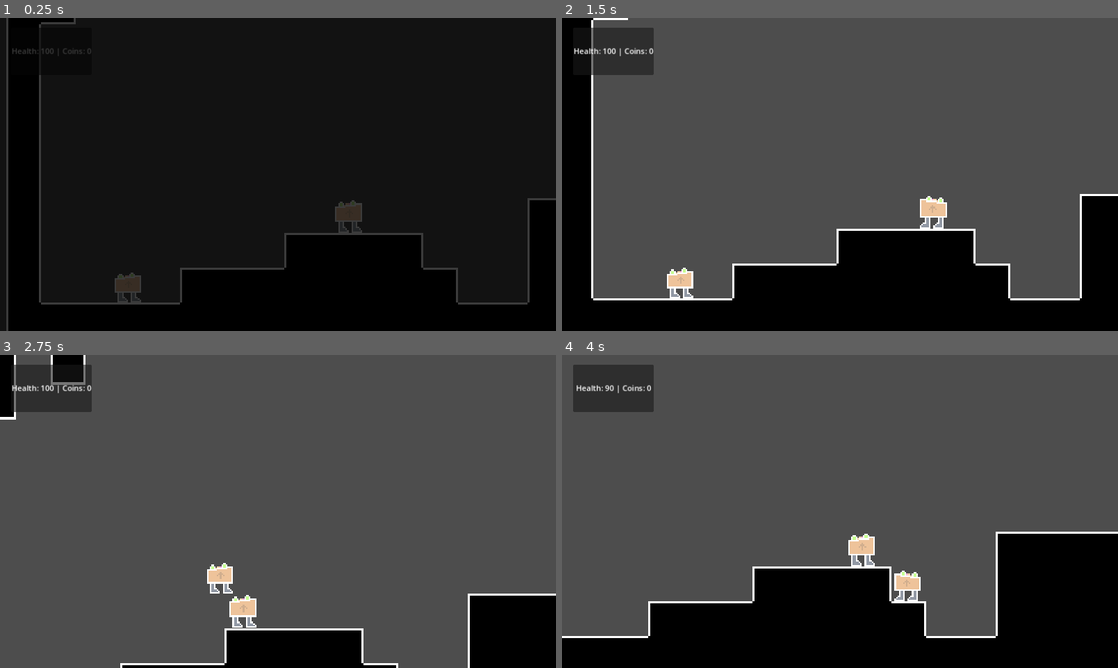
Above: before the commit, frames 1-4 (two rows, left to right).
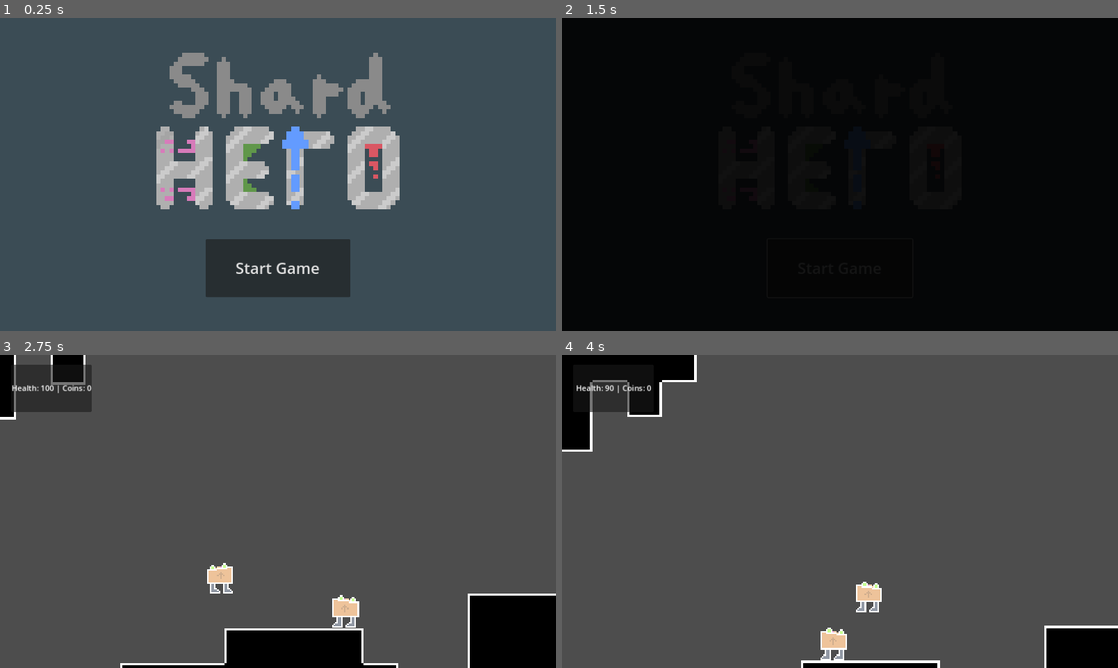
Above: after the commit, the same moments.

Repository: ShardHero/Main
Game: Godot game, scene res://scenes/title_screen.tscn
The game is run twice, just before and just after one commit, with the same random seed, the same clock (stepped at 60 frames per second) and the same inputs. Before the commit the project starts from res://scenes/level1.tscn.
Inputs (mouse positions are in pixels of both pictures, inside the frame that each line leads up to):
- Up to frame 1 (0.25 s): no input
- Up to frame 2 (1.5 s): click (840, 268) at 0.5 s, where only the run after the commit has a clickable "Start Game"; click (840, 268) at 1.25 s, where only the run after the commit has a clickable "Start Game"
- Up to frame 3 (2.75 s): tap Enter (ui_accept) at 2, 2.27 s; hold Right (ui_right) from 2.03 s (still down)
- Up to frame 4 (4 s): tap Enter (ui_accept) at 3.02 s; release Right (ui_right) at 3.53 s; hold Left (ui_left) from 3.53 s (still down)

The runs differ from the first frame. In frame 1, 100% of the frame differs, in the area x 0-100%, y 0-100%; in frame 2, 75%; in frame 3, 0.8%; in frame 4, 29%.
Error after the commit: Cannot call method 'change_scene_to_file' on a null value. (res://scenes/title_screen.gd:7)

Commit message:
fix level1uparea: player doesn't fall when transtiioning

Diff:
--- a/project.godot
+++ b/project.godot
@@ -11,7 +11,7 @@
 [application]
 
 config/name="Shard Hero"
-run/main_scene="res://scenes/level1.tscn"
+run/main_scene="res://scenes/title_screen.tscn"
 config/features=PackedStringArray("4.3", "Forward Plus")
 config/icon="res://icon.svg"
 
--- a/scenes/level_1.gd
+++ b/scenes/level_1.gd
@@ -7,11 +7,12 @@
 
 # Called when the node enters the scene tree for the first time.
 func _ready():
+	animation_player.play("fade_in")
 	var camera = get_node("MovingCamera")
 	#Floor, Ceiling, Xmin, Xmax
-	animation_player.play("fade_in")
 	Global.adjust_camera(405, -134, 390, 6116, camera, player)
 	Global.set_var_label(var_label_node)
+
 
 # Called every frame. 'delta' is the elapsed time since the previous frame.
 func _process(delta):
--- a/scenes/level_1_up_area.gd
+++ b/scenes/level_1_up_area.gd
@@ -1,9 +1,17 @@
 extends Area2D
+
 @onready var animation_player = %AnimationPlayer
-
 
 func _on_body_entered(body: Node2D) -> void:
 	if body.name == "main_character":
+		# Pause all processing except for this particular scene transition
+		get_tree().paused = true
+		# Make sure the animation player can still process while the game is paused
+		animation_player.process_mode = Node.PROCESS_MODE_ALWAYS
+
 		animation_player.play("fade_out")
 		await animation_player.animation_finished # Wait for it to finish
+
+		# Unpause before changing scene
+		get_tree().paused = false
 		get_tree().change_scene_to_file("res://scenes/toplevel_2.tscn")
